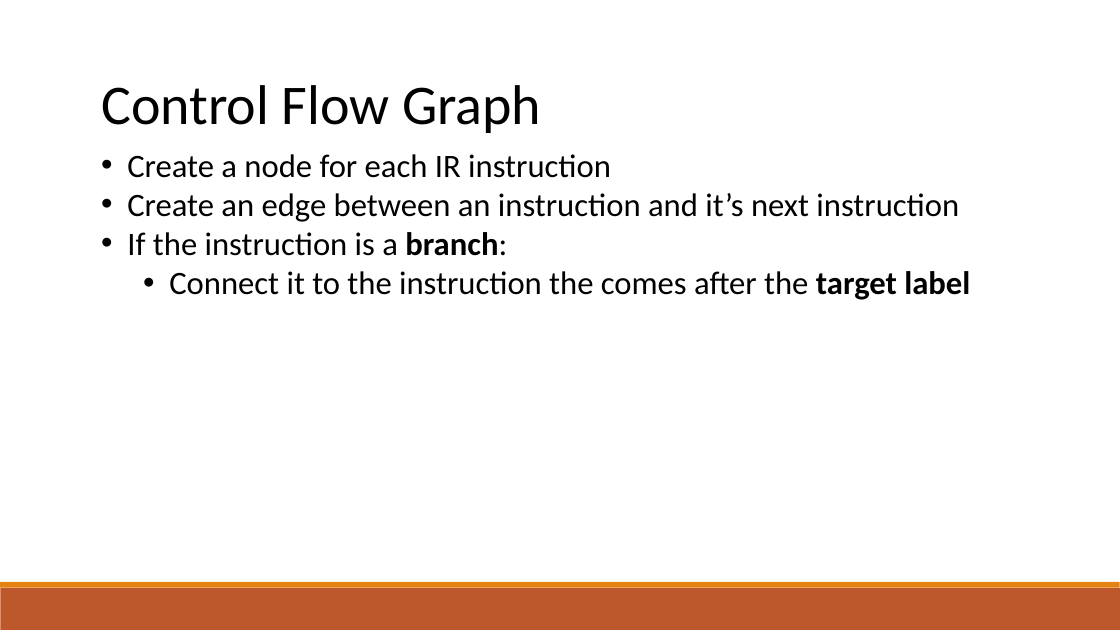
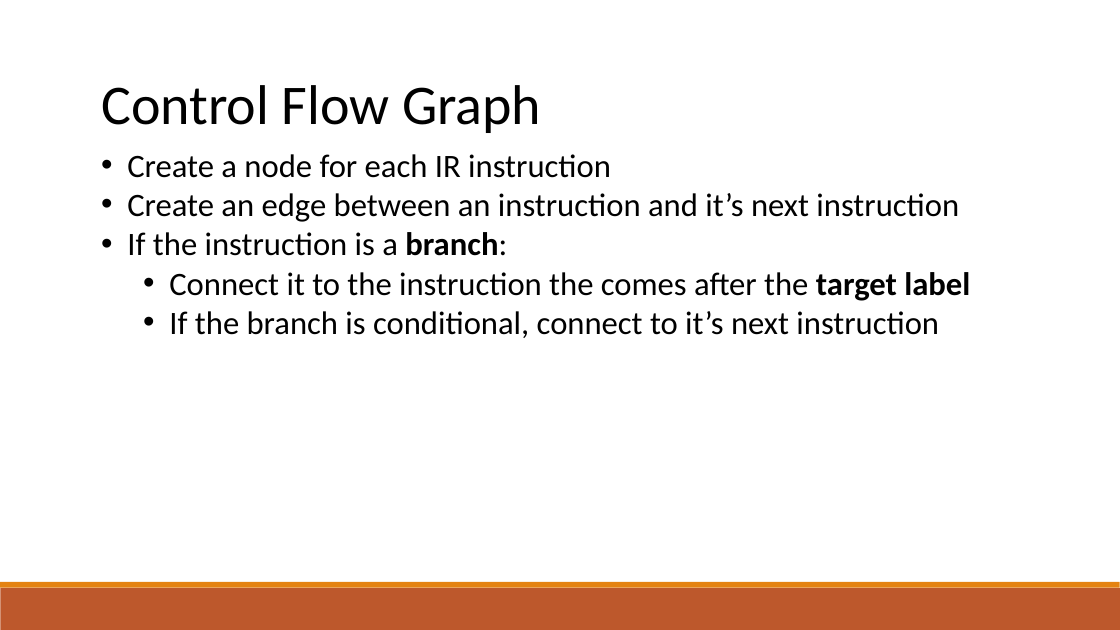
Before and after one commit to raghadzeidan/COMPILATION_TAU_FOR_STUDENTS, a slide deck: slide 4 of new_slides/register_allocation.pptx (slide 2 before the commit). Drawn at 1120x630 pixels with LibreOffice and Linux fonts; fonts in the diff are those of the drawing. Boxes give left, top, right and bottom in pixels: in the first picture for what was removed or moved away, otherwise in the second. Text is boxed around its words. In the diff, an @@ line names an element or a change of style, - is before the commit and + after.

```diff
--- a/new_slides/register_allocation.pptx
+++ b/new_slides/register_allocation.pptx
@@ text at bbox=[169, 311, 939, 338]: paragraph added @@
+  • If the branch is conditional, connect to it’s next instruction
```
Also in this commit, not shown: 3 other slides changed, 6 slides added, 1 other file.
